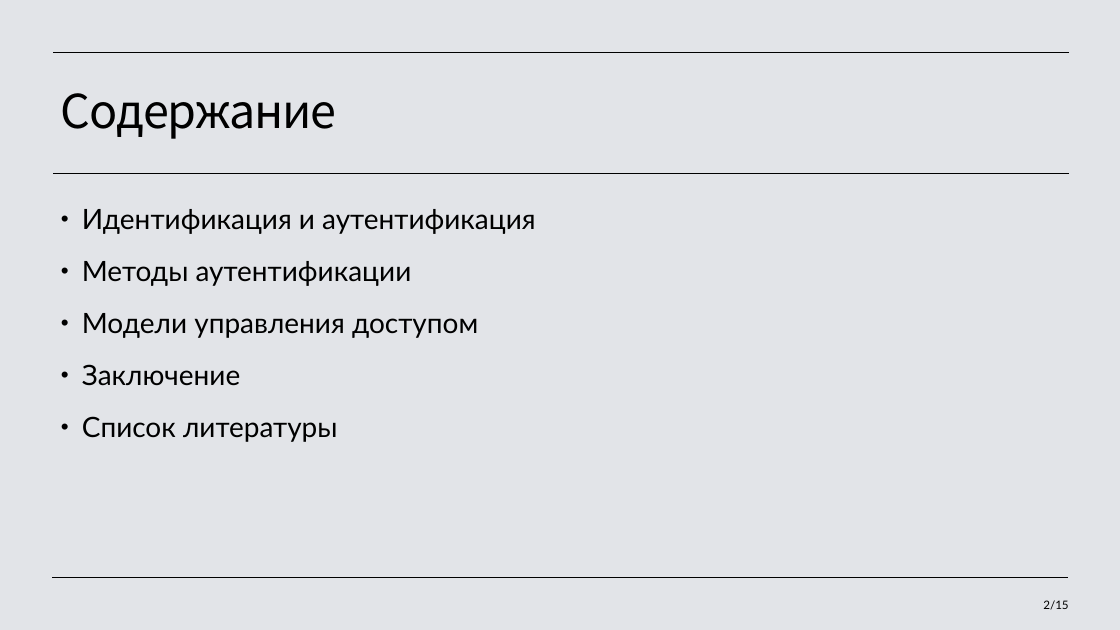
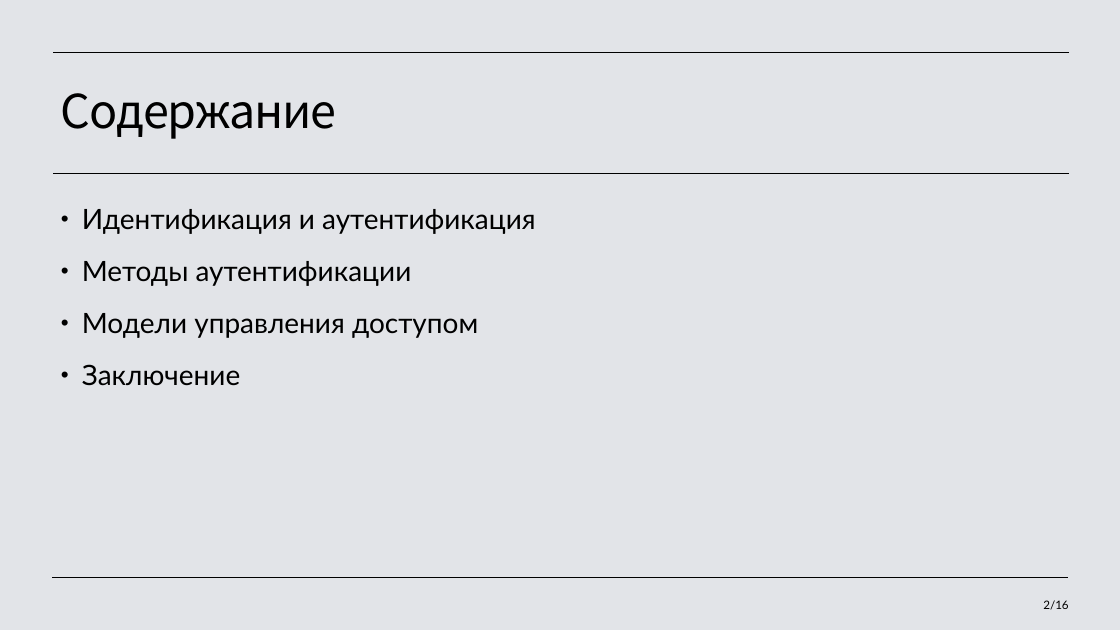
Before and after one commit to LiliyaPonomareva/Information-Security, a slide deck: slide 2 of paper/Идентификация и аутентификация, управление доступом.pptx. Drawn at 1120x630 pixels with LibreOffice and Linux fonts; fonts in the diff are those of the drawing. Boxes give left, top, right and bottom in pixels: in the first picture for what was removed or moved away, otherwise in the second. Text is boxed around its words. In the diff, an @@ line names an element or a change of style, - is before the commit and + after.

```diff
--- a/paper/Идентификация и аутентификация, управление доступом.pptx
+++ b/paper/Идентификация и аутентификация, управление доступом.pptx
@@ text at [82,416,338,442]: paragraph removed @@
-• Список литературы
@@ page number at [1043,600,1068,610]: text changed @@
-2/15
+2/16
```
Also in this commit, not shown: 9 other slides changed, 1 slide added, 35 other files.
